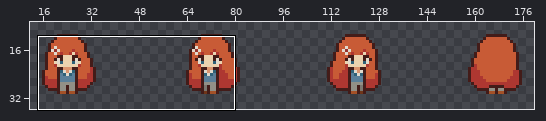
Pixel-art file, stored at Aseprite/player02.aseprite. Above, an overview of the earlier version with the close-up marked.
Close-up. Before:
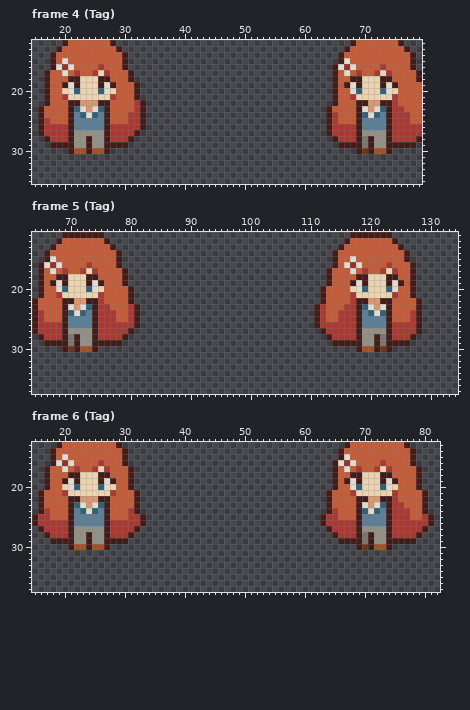
192x48 pixels, 53 frames. Shown: frame 4 (Tag): x 15..79, y 12..35; frame 5 (Tag): x 64..134, y 11..37; frame 6 (Tag): x 15..82, y 13..37. The wide view leaves out empty margins. The commit also changed other frames or places, which this record leaves out.
And afterwards:
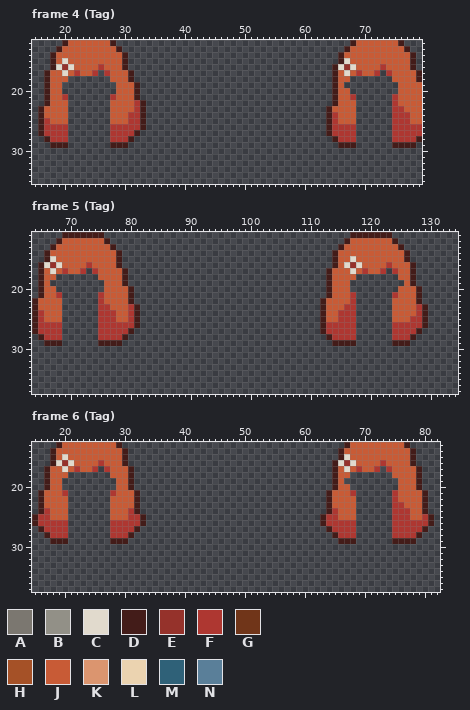
Palette (. is transparent): A #7b7770  B #929087  C #e1dacd  D #431c19  E #95322b  F #ae3731  G #703519  H #a55127  J #c85b36  K #db956f  L #ebd3b0  M #2f6178  N #5a7f99
What changed:
layer "动画/body" now hidden
layer "动画/cloth" now hidden
--- frame 4 (Tag)
@@ x 15..79 @@
 16 ...DCECJJJJFJJJD..................................DCECJJJJFJJJJD.
-17 ..DJJCJFJJFLFJJJD.................................DJCJFJJFLFJJJJD
-18 ..DJJJDDLLLDDJJJD.................................DJJDDLLLDDJJJJD
-19 ..DJJDCDLLLDCDJJJD................................DJDCDLLLDCDJJJJ
-20 ..DJJLCMLLLMCLJJJD................................DJJCMLLLMCLJJJJ
-21 ..DJJFLLLLLLLFJJJD................................DJJFLLLLLLFJJJJ
-22 ..DJJJDDKKKDDJJJJFD...............................DJJJDDKKDDFJJJJ
-23 .DJJJJDMCKCMDJJJJFD..............................DJJJJDCKCMDFFJJJ
-24 .DJJJJDNMCMNDJJJFFD..............................DFJJJDMCMNDFFFJJ
-25 .DFJJJDNNNNNDJJJFFD..............................DFJJJDNNNNDFFFJJ
-26 .DFFFFDNNNNNDFFFFFD..............................DFFFFDNNNNDFFFFF
-27 .DFFFFDBBBBBDFFFFD...............................DFFFFDBBBBDFFFFF
-28 ..DFFFDBBDBBDFFFD.................................DFFFDADBBDFFFFD
-29 ...DDDDBBDBBDDDD...................................DDDDADBBDDDDD.
-30 ......DHHDHHD.........................................DGDHHD.....
+17 ..DJJCJFJJF.FJJJD.................................DJCJFJJF.FJJJJD
+18 ..DJJJ.......JJJD.................................DJJ.......JJJJD
+19 ..DJJ.........JJJD................................DJ.........JJJJ
+20 ..DJJ.........JJJD................................DJJ........JJJJ
+21 ..DJJF.......FJJJD................................DJJF......FJJJJ
+22 ..DJJJ.......JJJJFD...............................DJJJ......FJJJJ
+23 .DJJJJ.......JJJJFD..............................DJJJJ......FFJJJ
+24 .DJJJJ.......JJJFFD..............................DFJJJ......FFFJJ
+25 .DFJJJ.......JJJFFD..............................DFJJJ......FFFJJ
+26 .DFFFF.......FFFFFD..............................DFFFF......FFFFF
+27 .DFFFF.......FFFFD...............................DFFFF......FFFFF
+28 ..DFFF.......FFFD.................................DFFF......FFFFD
+29 ...DDD.......DDD...................................DDD......DDDD.
+30 .................................................................
 31 .................................................................
--- frame 5 (Tag)
@@ x 64..134 @@
 16 .DCECJJJJFJJJJD...................................DJCECJJJJFJJJD.......
-17 .DJCJFJJFLFJJJJD.................................DJJJCJFJJFLFJJD.......
-18 .DJJDDLLLDDJJJJD.................................DJJJJDDLLLDDJJD.......
-19 .DJDCDLLLDCDJJJD.................................DJJJDCDLLLDCDJD.......
-20 .DJJCMLLLMCLJJJJD...............................DJJJJLCMLLLMCJJD.......
-21 .DJJFLLLLLLFJJJJD...............................DJJJJFLLLLLLFJJD.......
-22 DJJJJDDKKDDFJJJJD...............................DJJJJFDDKKDDJJJJD......
-23 DJJJJDCKCMDFFJJJFD.............................DFJJJFFDMCKCDJJJJD......
-24 DFJJJDMCMNDFFFJJFD.............................DFJJFFFDNMCMDJJJFD......
-25 DFJJJDNNNNDFFFJJFD.............................DFJJFFFDNNNNDJJJFD......
-26 DFFFFDNNNNDFFFFFFD.............................DFFFFFFDNNNNDFFFFD......
-27 DFFFFDBBBBDFFFFFD...............................DFFFFFDBBBBDFFFFD......
-28 .DFFFDADBBDFFFFD.................................DFFFFDBBDADFFFD.......
-29 ..DDDDADBBDDDDD...................................DDDDDBBDADDDD........
-30 .....DGDHHD...........................................DHHDGD...........
+17 .DJCJFJJF.FJJJJD.................................DJJJCJFJJF.FJJD.......
+18 .DJJ.......JJJJD.................................DJJJJ.......JJD.......
+19 .DJ.........JJJD.................................DJJJ.........JD.......
+20 .DJJ........JJJJD................................DJJJ........JJJD......
+21 .DJJF......FJJJJD................................DJJJF......FJJJD......
+22 DJJJJ......FJJJJD...............................DJJJJF......JJJJD......
+23 DJJJJ......FFJJJFD..............................DJJJFF......JJJJFD.....
+24 DFJJJ......FFFJJFD..............................DJJFFF......JJJJFD.....
+25 DFJJJ......FFFJJFD..............................DJJFFF......JJJFFD.....
+26 DFFFF......FFFFFFD..............................DFFFFF......FFFFFD.....
+27 DFFFF......FFFFFD...............................DFFFFF......FFFFD......
+28 .DFFF......FFFFD.................................DFFFF......FFFD.......
+29 ..DDD......DDDD...................................DDDD......DDD........
+30 .......................................................................
 31 .......................................................................
--- frame 6 (Tag)
@@ x 15..82 @@
 16 ...DCECJJJJFJJJD..................................DCECJJJJFJJJJD....
-17 ..DJJCJFJJFLFJJJD.................................DJCJFJJFLFJJJJD...
-18 ..DJJJDDLLLDDJJJD.................................DJJDDLLLDDJJJJD...
-19 ..DJJDCDLLLDCDJJD.................................DJDCDLLLDCDJJJD...
-20 ..DJJLCMLLLMCLJJD.................................DJJCMLLLMCLJJJD...
-21 .DJJJFLLLLLLLFJJJD...............................DJJJFLLLLLLFJJJJD..
-22 .DJJJJDDKKKDDJJJJD...............................DJJJJDDKKDDFJJJJD..
-23 .DJJJJDMCKCMDJJJJD...............................DJJJJDCKCMDFFJJJD..
-24 .DFJJJDNMCMNDJJJFD...............................DFJJJDMCMNDFFFJJD..
-25 DFFJJJDNNNNNDJJJFFD.............................DFFJJJDNNNNDFFFJJFD.
-26 DFFFFFDNNNNNDFFFFFD.............................DFFFFFDNNNNDFFFFFFD.
-27 .DFFFFDBBBBBDFFFFD...............................DFFFFDBBBBDFFFFFD..
-28 ..DFFFDBBDBBDFFFD.................................DFFFDADBBDFFFFD...
-29 ...DDDDBBDBBDDDD...................................DDDDADBBDDDDD....
-30 ......DHHDHHD.........................................DGDHHD........
+17 ..DJJCJFJJF.FJJJD.................................DJCJFJJF.FJJJJD...
+18 ..DJJJ.......JJJD.................................DJJ.......JJJJD...
+19 ..DJJ.........JJD.................................DJ.........JJJD...
+20 ..DJJ.........JJD.................................DJJ........JJJD...
+21 .DJJJF.......FJJJD...............................DJJJF......FJJJJD..
+22 .DJJJJ.......JJJJD...............................DJJJJ......FJJJJD..
+23 .DJJJJ.......JJJJD...............................DJJJJ......FFJJJD..
+24 .DFJJJ.......JJJFD...............................DFJJJ......FFFJJD..
+25 DFFJJJ.......JJJFFD.............................DFFJJJ......FFFJJFD.
+26 DFFFFF.......FFFFFD.............................DFFFFF......FFFFFFD.
+27 .DFFFF.......FFFFD...............................DFFFF......FFFFFD..
+28 ..DFFF.......FFFD.................................DFFF......FFFFD...
+29 ...DDD.......DDD...................................DDD......DDDD....
+30 ....................................................................
 31 ....................................................................
Changed places in both close-ups, as pixel boxes (x1, y1, x2, y2):
erased: (62, 70, 116, 154)
erased: (344, 70, 398, 154)
erased: (50, 268, 104, 352)
changed: (314, 268, 428, 352)
erased: (62, 466, 116, 550)
erased: (344, 466, 398, 550)
